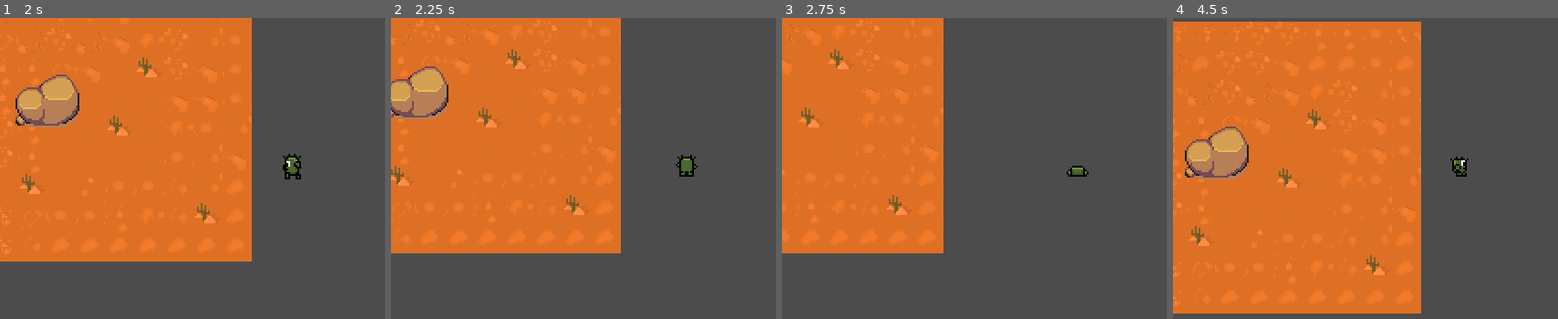
Above: before the commit, frames 1-4 (left to right).
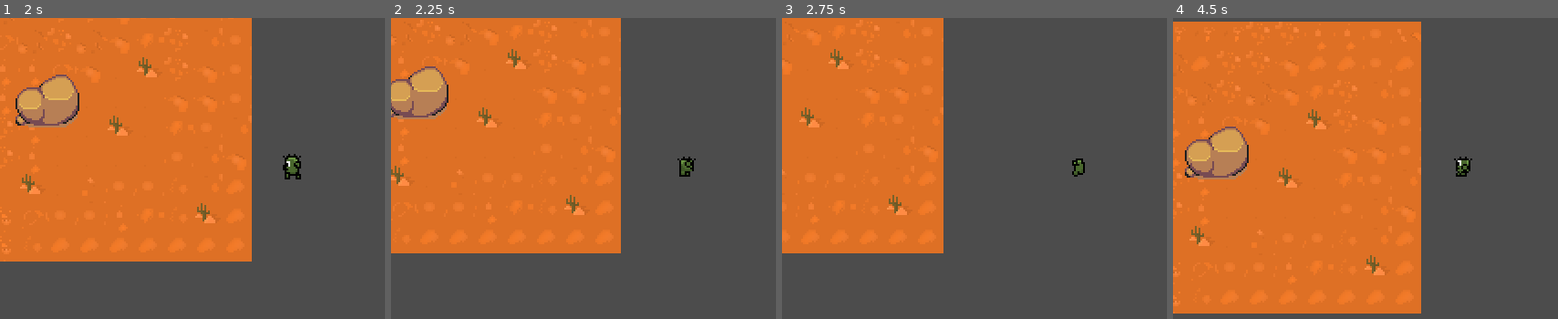
Above: after the commit, the same moments.

Repository: dsp125/CactusGame
Game: Godot game, scene res://World.tscn
Two runs of this game, one before a commit and one after it. Both use one fixed random seed, a clock stepped at 60 frames per second and the inputs below.
Inputs (mouse positions are in pixels of both pictures, inside the frame that each line leads up to):
- Up to frame 1 (2 s): tap Enter at 0.5 s; move the mouse to (outside the picture) at 0.52 s; hold Right (ui_right) 0.53-1.28 s; tap Space (ui_roll) at 0.6, 1.35 s; move the mouse to (173, 198) at 1.27 s; hold Down (ui_down) from 1.28 s (still down)
- Up to frame 2 (2.25 s): move the mouse to (741, 111) at 2.02 s; release Down (ui_down) at 2.03 s; hold Right (ui_right) from 2.03 s (still down); tap Space (ui_roll) at 2.1 s
- Up to frame 3 (2.75 s): keep holding Right (ui_right)
- Up to frame 4 (4.5 s): move the mouse to (1434, 246) at 2.77 s; release Right (ui_right) at 2.78 s; hold Up (ui_up) 2.78-3.53 s; tap Space (ui_roll) at 2.85, 3.6, 4.35 s; move the mouse to (outside the picture) at 3.52 s; hold Left (ui_left) from 3.53 s (still down); move the mouse to (1288, 132) at 4.27 s

Frame 1 is identical in both runs. In frame 2, 0.1% of the frame differs, in the area x 73-80%, y 45-53%; in frame 3, 0.2%, in the area x 73-80%, y 46-53%; in frame 4, 0.2%.

Commit message:
Update thorn angle

Diff:
--- a/Hitboxes/Projectiles/Scripts/Thorn.gd
+++ b/Hitboxes/Projectiles/Scripts/Thorn.gd
@@ -1,6 +1,6 @@
 extends Area2D
 
-export var speed = 200
+export var speed = 50
 var direction = Vector2.ZERO
 
 func _physics_process(delta):
@@ -24,4 +24,5 @@
 
 func _on_VisibilityNotifier2D_screen_exited():
 	print("leaving")
+	destroy()
 	pass # Replace with function body.
--- a/Player/Player.gd
+++ b/Player/Player.gd
@@ -60,7 +60,7 @@
 	move()
 
 	if Input.is_action_just_pressed("ui_roll"):
-		animationTree.set("parameters/Roll/blend_position", direction_vector)
+		animationTree.set("parameters/Roll/blend_position", input_vector)
 		state = PlayerStates.ROLL
 
 	if Input.is_action_pressed("ui_attack"):
@@ -86,7 +86,7 @@
 		var thorn = REF_THORN.instance()
 		get_tree().current_scene.add_child(thorn)
 		thorn.global_position = thornSpawn.global_position
-		thorn.rotation = direction_vector.angle()
+		thorn.rotation = (get_global_mouse_position() - thorn.global_position).angle()
 
 		#var thorn_rotation
 
@@ -101,7 +101,7 @@
 		prev_vector = input_vector
 		animationTree.set("parameters/AttackIdle/blend_position", direction_vector)
 		animationTree.set("parameters/AttackWalk/blend_position", direction_vector)
-		animationTree.set("parameters/Roll/blend_position", direction_vector)
+		animationTree.set("parameters/Roll/blend_position", input_vector)
 		animationTree.set("parameters/Idle/blend_position", direction_vector)
 		animationTree.set("parameters/Walk/blend_position", direction_vector)
 		animationState.travel("AttackWalk")
@@ -115,7 +115,7 @@
 	move()
 
 	if Input.is_action_just_pressed("ui_roll"):
-		animationTree.set("parameters/Roll/blend_position", direction_vector)
+		animationTree.set("parameters/Roll/blend_position", input_vector)
 		state = PlayerStates.ROLL
 
 	if Input.is_action_just_released("ui_attack"):
